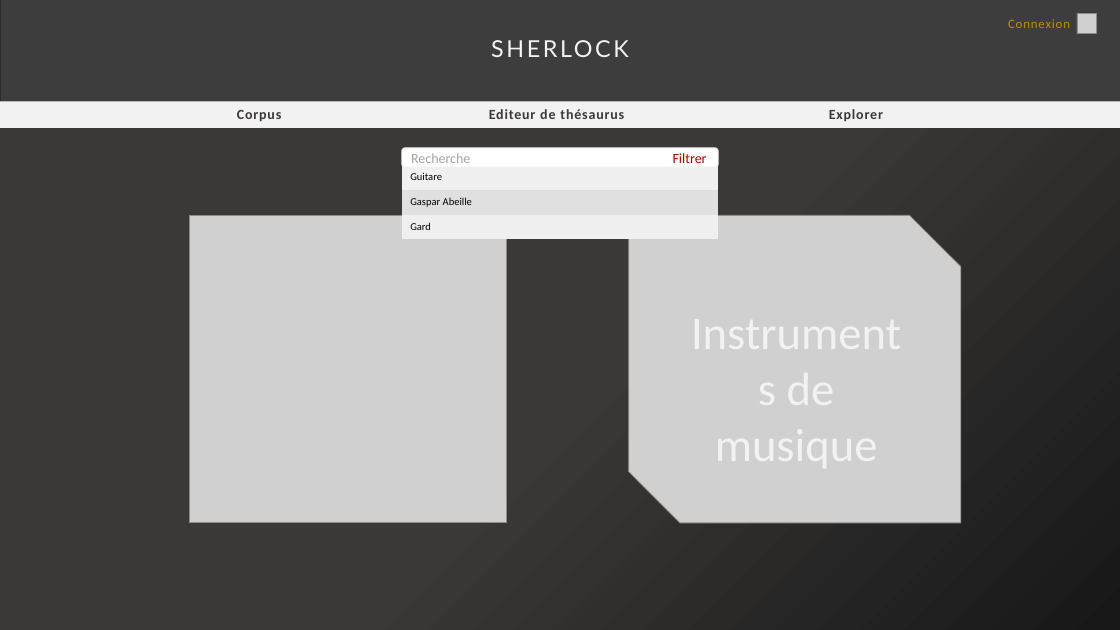
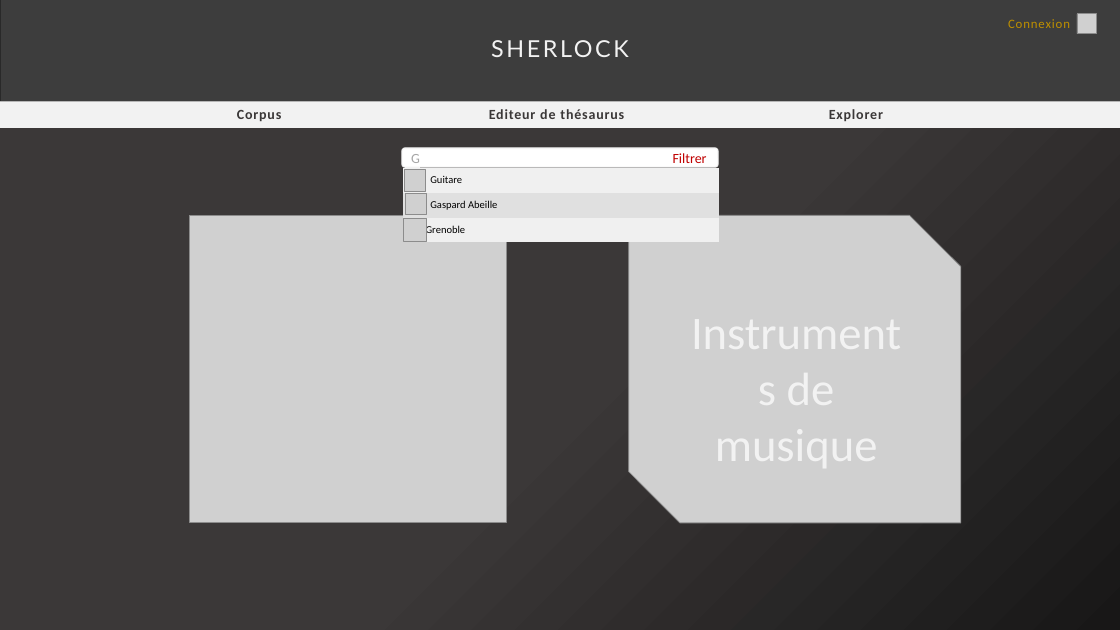
Before and after one commit to Amleth/SHERLOCK, a slide deck: slide 4 of modélisation/mercure-galant-thésaurus-ancien-régime/Ecrans.pptx (slide 3 before the commit). Drawn at 1120x630 pixels with LibreOffice and Linux fonts; fonts in the diff are those of the drawing; grey boxes stand for pictures. Boxes give left, top, right and bottom in pixels: in the first picture for what was removed or moved away, otherwise in the second. Text is boxed around its words. In the diff, an @@ line names an element or a change of style, - is before the commit and + after.

```diff
--- a/modélisation/mercure-galant-thésaurus-ancien-régime/Ecrans.pptx
+++ b/modélisation/mercure-galant-thésaurus-ancien-régime/Ecrans.pptx
@@ table at (x1=403, y1=168, x2=719, y2=243) @@
-row 2, column 1: Gaspar Abeille
+row 2, column 1: Gaspard Abeille
-row 3, column 1: Gard
+row 3, column 1: Grenoble
@@ picture added at (x1=404, y1=170, x2=426, y2=192) @@
@@ text in rounded rectangle at (x1=411, y1=153, x2=707, y2=163): text changed; text colour #A6A6A6 to #C00000 @@
-Recherche Filtrer
+G Filtrer
@@ picture added at (x1=406, y1=194, x2=427, y2=215) @@
@@ picture added at (x1=403, y1=218, x2=426, y2=241) @@
```
Also in this commit, not shown: 8 other slides changed, 2 slides added, 1 other file.
